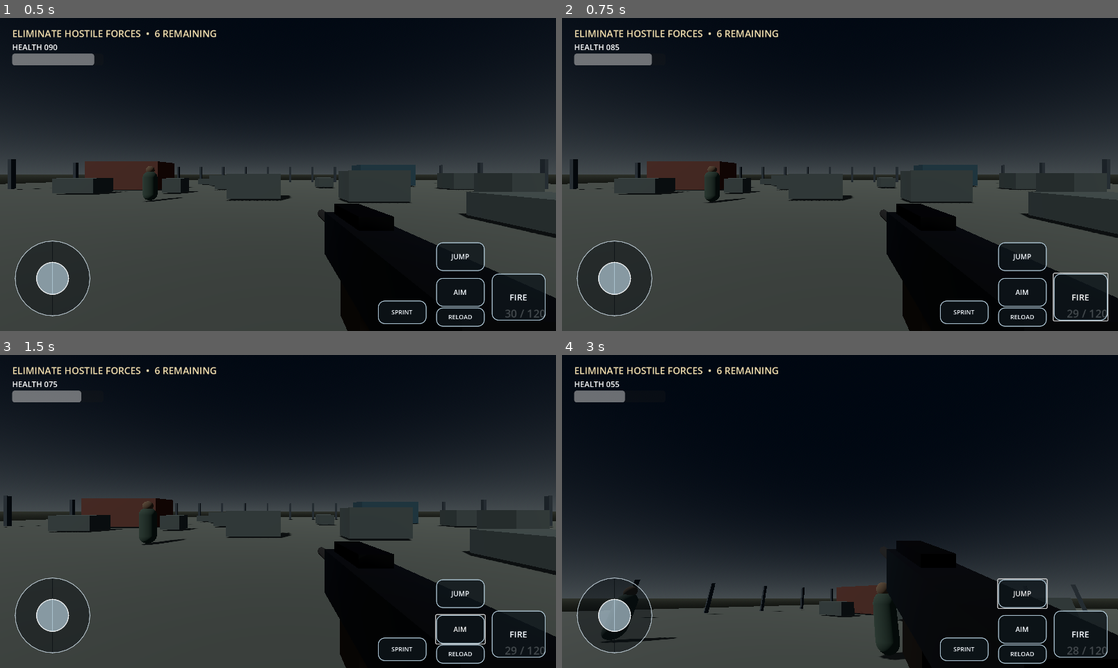
Above: before the commit, frames 1-4 (two rows, left to right).
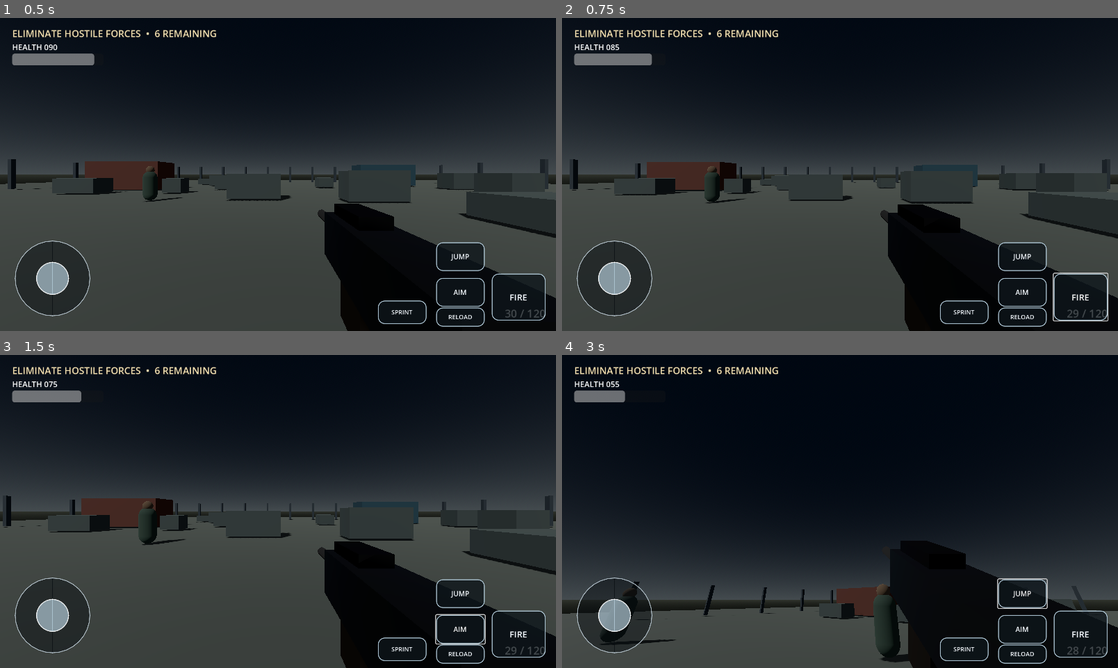
Above: after the commit, the same moments.

Repository: muhammad-ali-khaskheli/OPERATION-BLACK-VEIL
Game: Godot game, scene res://scenes/main.tscn
The game is run twice, just before and just after one commit, with the same random seed, the same clock (stepped at 60 frames per second) and the same inputs.
Inputs (mouse positions are in pixels of both pictures, inside the frame that each line leads up to):
- Up to frame 1 (0.5 s): no input
- Up to frame 2 (0.75 s): click "FIRE" at 0.5 s
- Up to frame 3 (1.5 s): click "AIM" at 1.25 s
- Up to frame 4 (3 s): click "JUMP" at 2 s; tap Enter at 2.75 s; move the mouse to (867, 511) at 2.77 s; hold W (move_forward) from 2.78 s (still down); hold Shift (sprint) from 2.78 s (still down); click (867, 511) at 2.92 s

Frame 1 is identical in both runs. In frame 2, 0.5% of the frame differs, in the area x 1-100%, y 45-97%; in frame 3, 0.1%; in frame 4, 1.5%, in the area x 0-100%, y 59-100%.

Commit message:
Add responsive weapon recoil, movement sway and hit confirmation signal

Diff:
--- a/scripts/player.gd
+++ b/scripts/player.gd
@@ -2,6 +2,7 @@
 signal health_changed(value: float)
 signal ammo_changed(current: int, reserve: int)
 signal enemy_killed
+signal hit_confirmed
 const SPEED := 5.4
 const SPRINT_SPEED := 8.0
 const MOUSE_SENS := 0.0022
@@ -19,6 +20,9 @@
 var aiming := false
 var smoothed_move := Vector2.ZERO
 var jump_requested := false
+var recoil_pitch := 0.0
+var weapon_kick := 0.0
+var sway_time := 0.0
 const MOVE_RESPONSE := 11.0
 const STOP_RESPONSE := 15.0
 var camera: Camera3D
@@ -113,7 +117,7 @@
 func apply_look(delta: Vector2) -> void:
 	rotate_y(-delta.x * MOUSE_SENS)
 	pitch = clampf(pitch - delta.y * MOUSE_SENS, deg_to_rad(-80), deg_to_rad(80))
-	camera.rotation.x = pitch
+	camera.rotation.x = pitch + recoil_pitch
 func set_move(value: Vector2) -> void: virtual_move = value.limit_length(1.0)
 func request_jump() -> void: jump_requested = true
 func set_fire(value: bool) -> void: virtual_fire = value
@@ -147,8 +151,14 @@
 		velocity.y = 4.5
 	jump_requested = false
 	move_and_slide()
-	camera.fov = lerpf(camera.fov,55.0 if aiming else 78.0,delta*10)
-	weapon_root.position.x = lerpf(weapon_root.position.x,0.18 if aiming else 0.28,delta*9)
+	camera.fov = lerpf(camera.fov, 58.0 if aiming else 78.0, delta * 8.0)
+	recoil_pitch = lerpf(recoil_pitch, 0.0, delta * 9.0)
+	camera.rotation.x = pitch + recoil_pitch
+	weapon_kick = lerpf(weapon_kick, 0.0, delta * 13.0)
+	sway_time += delta * (smoothed_move.length() * 8.0)
+	var bob := Vector3(sin(sway_time) * 0.012, absf(cos(sway_time)) * 0.012, 0.0) if smoothed_move.length() > 0.08 else Vector3.ZERO
+	var target_weapon_pos := Vector3(0.18 if aiming else 0.28, -0.25, -0.52 + weapon_kick) + bob
+	weapon_root.position = weapon_root.position.lerp(target_weapon_pos, delta * 10.0)
 	if virtual_fire: _fire()
 	elif not (OS.get_name() == "Android" or OS.get_name() == "iOS") and Input.is_action_pressed("fire"): _fire()
 	if Input.is_action_just_pressed("reload"): reload()
@@ -168,9 +178,11 @@
 	var query := PhysicsRayQueryParameters3D.create(origin,origin+direction*100.0)
 	query.exclude = [get_rid()]
 	var hit := get_world_3d().direct_space_state.intersect_ray(query)
-	if hit and hit.collider.is_in_group("enemies"): hit.collider.take_hit(34.0)
-	weapon_root.position.z = -0.43
-	get_tree().create_timer(0.055).timeout.connect(func(): weapon_root.position.z = -0.52)
+	if hit and hit.collider.is_in_group("enemies"):
+		hit.collider.take_hit(34.0)
+		hit_confirmed.emit()
+	recoil_pitch = minf(recoil_pitch + deg_to_rad(0.48 if aiming else 0.72), deg_to_rad(4.0))
+	weapon_kick = 0.13
 
 func reload() -> void:
 	if reloading or ammo == MAG_SIZE or reserve_ammo <= 0: return
